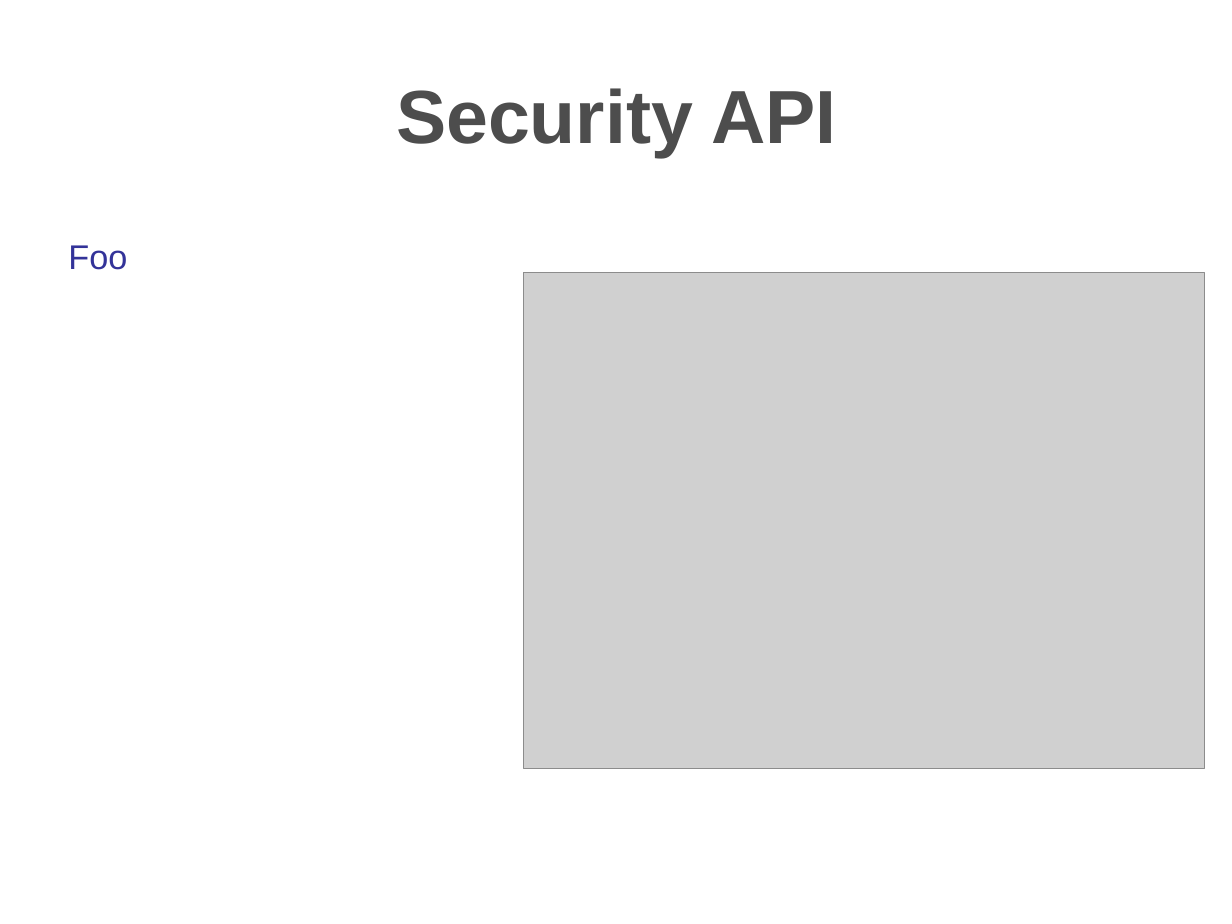
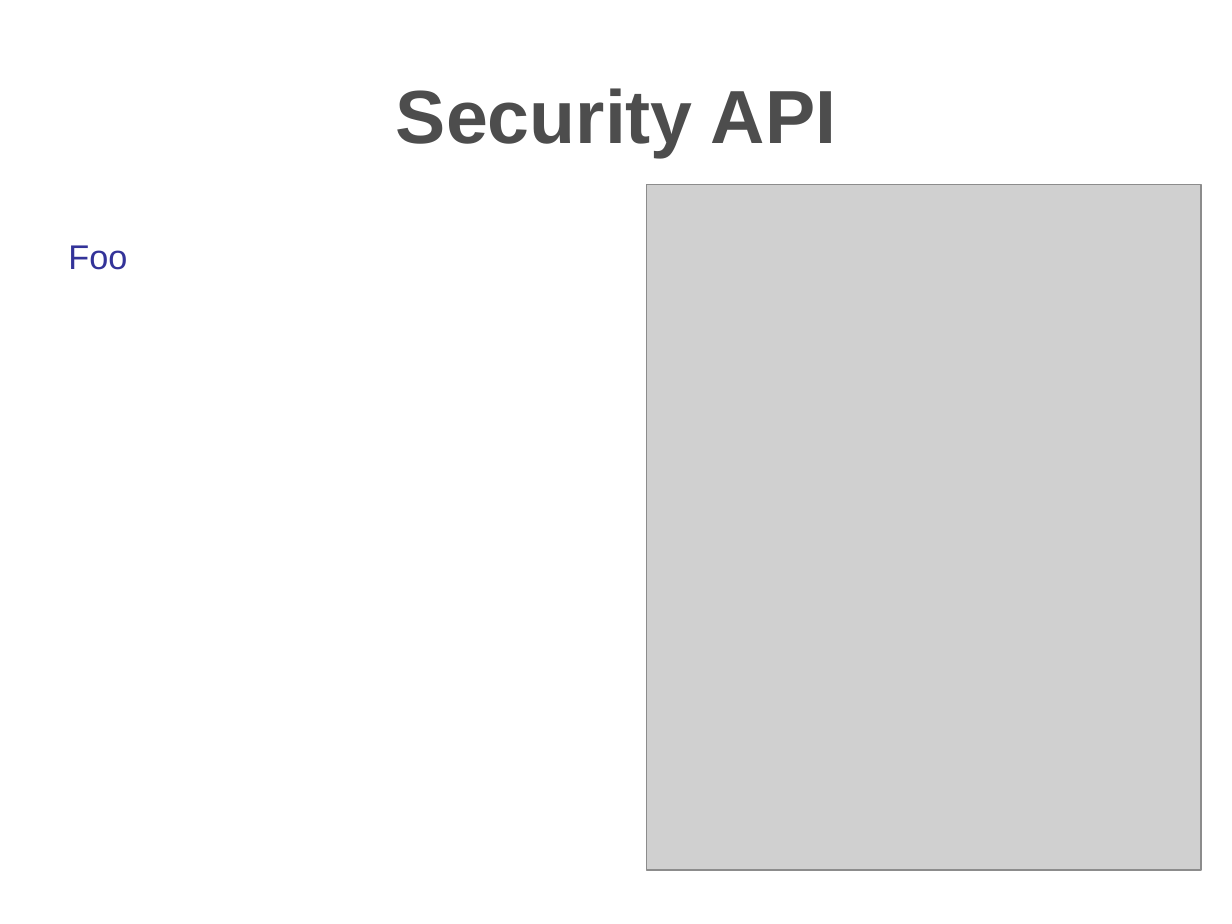
Before and after one commit to hzbarcea/cosmo, a slide deck: slide 23 of src/docs/presentations/apachecon2006.ppt. Drawn at 1232x924 pixels with LibreOffice and Linux fonts; fonts in the diff are those of the drawing; grey boxes stand for pictures; background and template pictures are left out. Boxes give left, top, right and bottom in pixels: in the first picture for what was removed or moved away, otherwise in the second. Text is boxed around its words. In the diff, an @@ line names an element or a change of style, - is before the commit and + after.

```diff
--- a/src/docs/presentations/apachecon2006.ppt
+++ b/src/docs/presentations/apachecon2006.ppt
@@ freeform shape at (0,0,1232,195): fill gradient #6993CA to #FFFFFF to gradient #FFFFFF to #6993CA @@
@@ title "Security API" at (396,88,836,157): indent changed; line spacing 52.1pt to 52pt @@
@@ picture: place and size @@
-picture at (524,272,1205,769)
+picture at (647,185,1201,870)
```
Also in this commit, not shown: 29 other slides changed.
